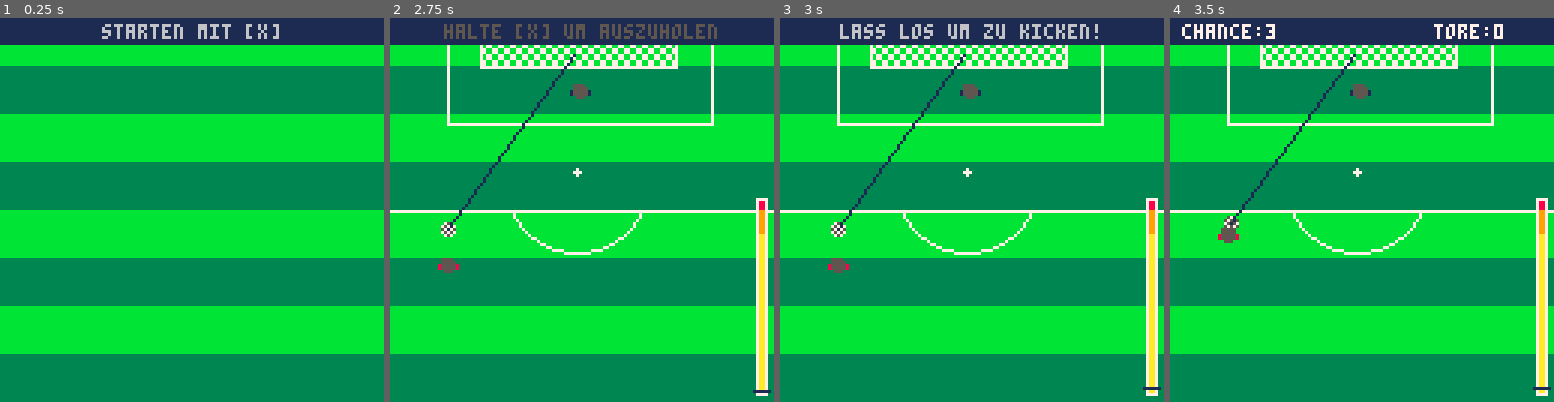
Above: before the commit, frames 1-4 (left to right).
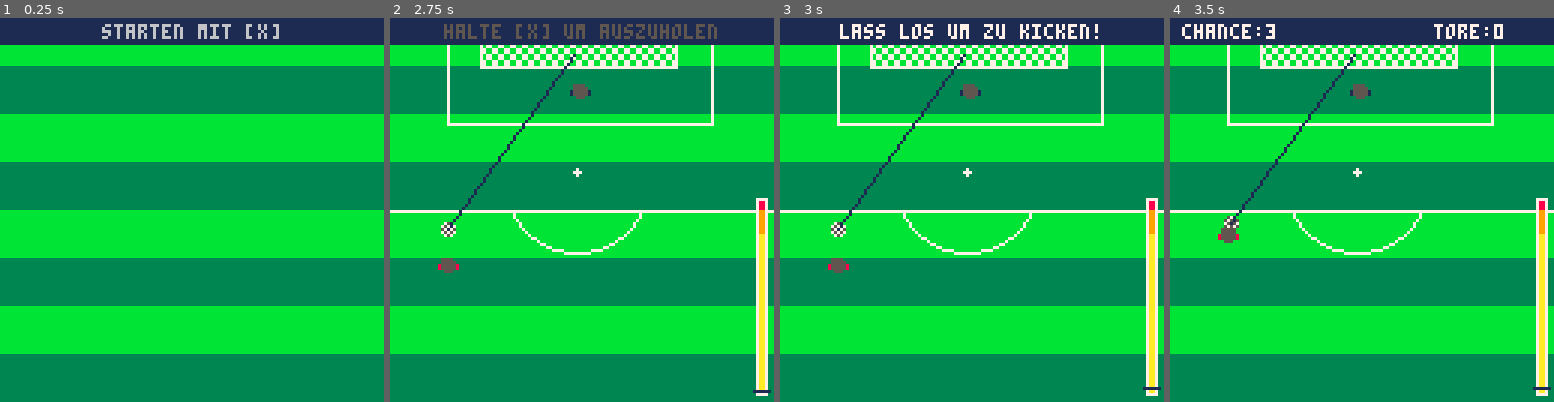
Above: after the commit, the same moments.

Repository: zothynine/torchance
Game: PICO-8 cartridge elfmeter.p8
Same seed, same stepped clock (60 frames per second), same inputs: the game is played once before the commit and once after it.
Inputs:
- Up to frame 1 (0.25 s): no input
- Up to frame 2 (2.75 s): tap X (X key) at 0.33, 1.07, 1.85 s
- Up to frame 3 (3 s): tap X (X key) at 2.97 s
- Up to frame 4 (3.5 s): no input

Frames 1-2 are identical in both runs. In frame 3, 1.0% of the frame differs, in the area x 15-83%, y 1-6%; in frame 4, nothing differs.

Commit message:
Write secont aiming hint

Diff:
--- a/elfmeter.p8
+++ b/elfmeter.p8
@@ -179,12 +179,18 @@
 	--goalie
 	sspr(8,0,7,5,60,ball.miny+goalie.yoff)
 	pal()
+	draw_score()
 
 	--show aiming hint
-	if ball.inplace and not aiming.started then
+	if ball.inplace
+				and not aiming.started then
 		draw_hint("halte [x] um zu zielen",true)
-	else
-		draw_score()
+	end
+
+	if ball.inplace
+				and aiming.started
+				and not aiming.ended then
+		draw_hint("loslassen um zu fixieren",true)
 	end
 end
 -->8
